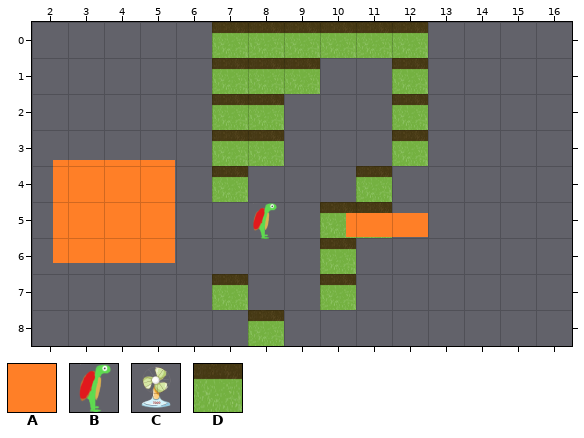
Tiled map -- Tiled/map1.tmx. The first picture shows the starting point.
Cells are 64x64 px. Shown: x 2..16, y 0..8.
Key: from "Fan area": A 0; from "Player": B 0; from "fan": C 0; from "placeholdertile1": D 0.
_ is an empty cell.
Objects are placed by their top-left corner, in cells (3,4 is the top-left corner of cell 3,4); size is 1x1 cell unless given.
Layers that did not change in this view are not listed.
Layer "Tile Layer 1" before, first column x 2:
0 _____DDDDDD____
1 _____DDD__D____
2 _____DD___D____
3 _____DD___D____
4 _____D___D_____
5 ________DD_____
6 ________D______
7 _____D__D______
8 ______D________
Objects on layer "Object Layer 1" before:
C "test fan" at 0.2,1.2 size 2x2.4
A "Fan area2" at 10.7,5.3 size 2.3x0.7
B "Player" at 7.9,5
A "Fan area1" at 2.6,3.8 size 3.4x2.9
New version:
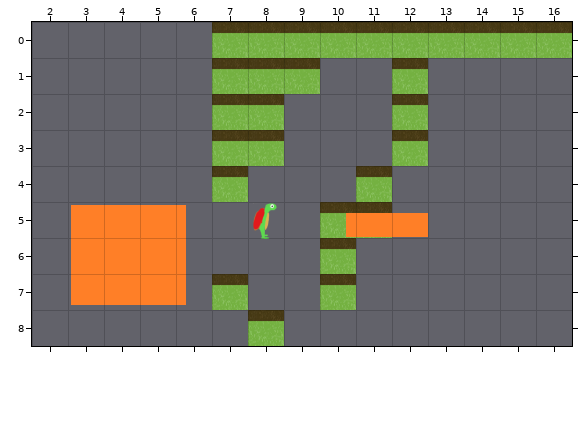
The edit:
Layer "Tile Layer 1":
Tile D is added in row 0 at x 13 to 16.
Layer "Object Layer 1":
Object A "Fan area1" at 2.6,3.8 size 3.4x2.9 becomes A "Fan area1" at 3.1,5.1 size 3.2x2.8.
Boxes around the changes in both pictures, in picture pixels (x1, y1, x2, y2):
added: (428, 22, 572, 58)
changed: (53, 161, 186, 305)
